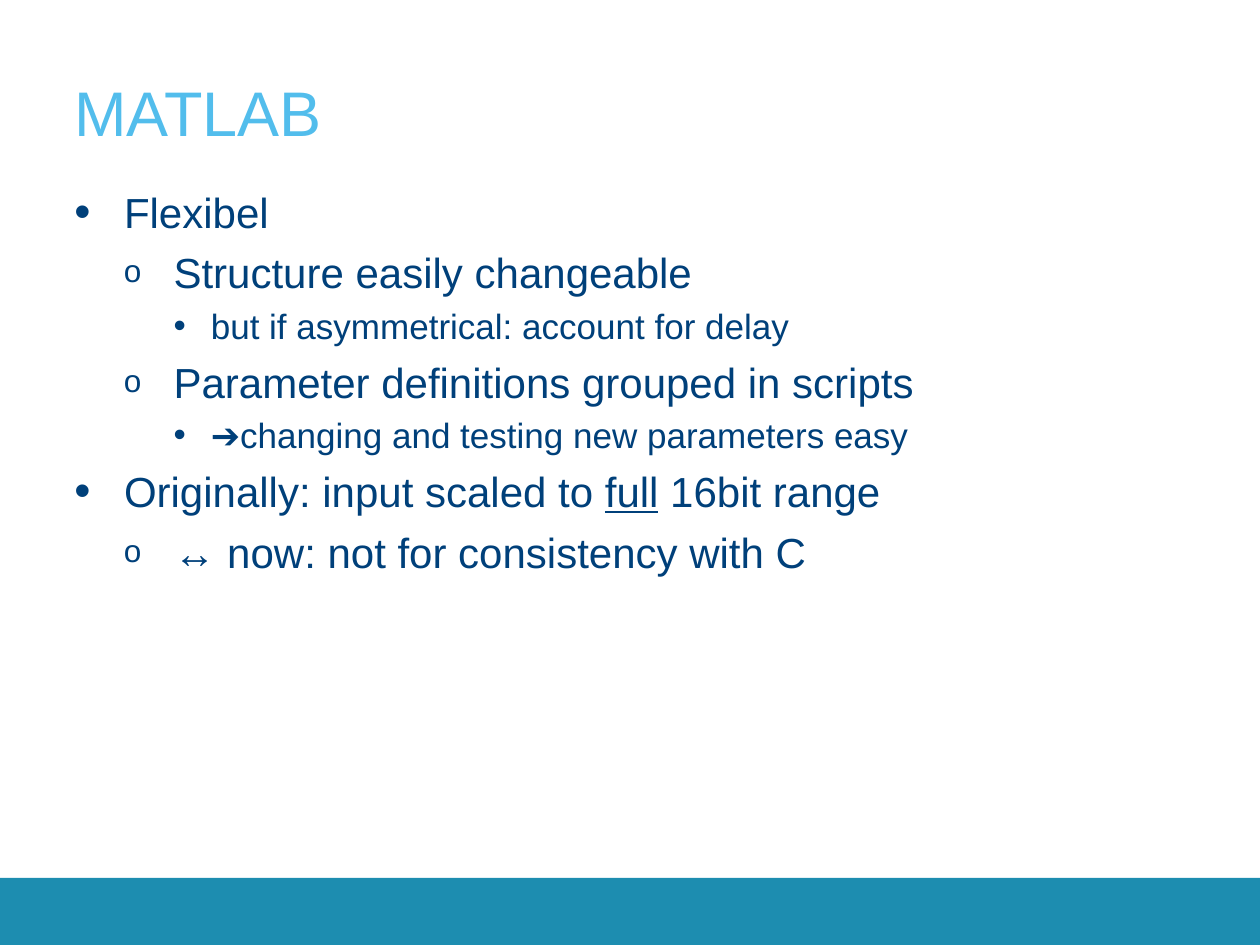
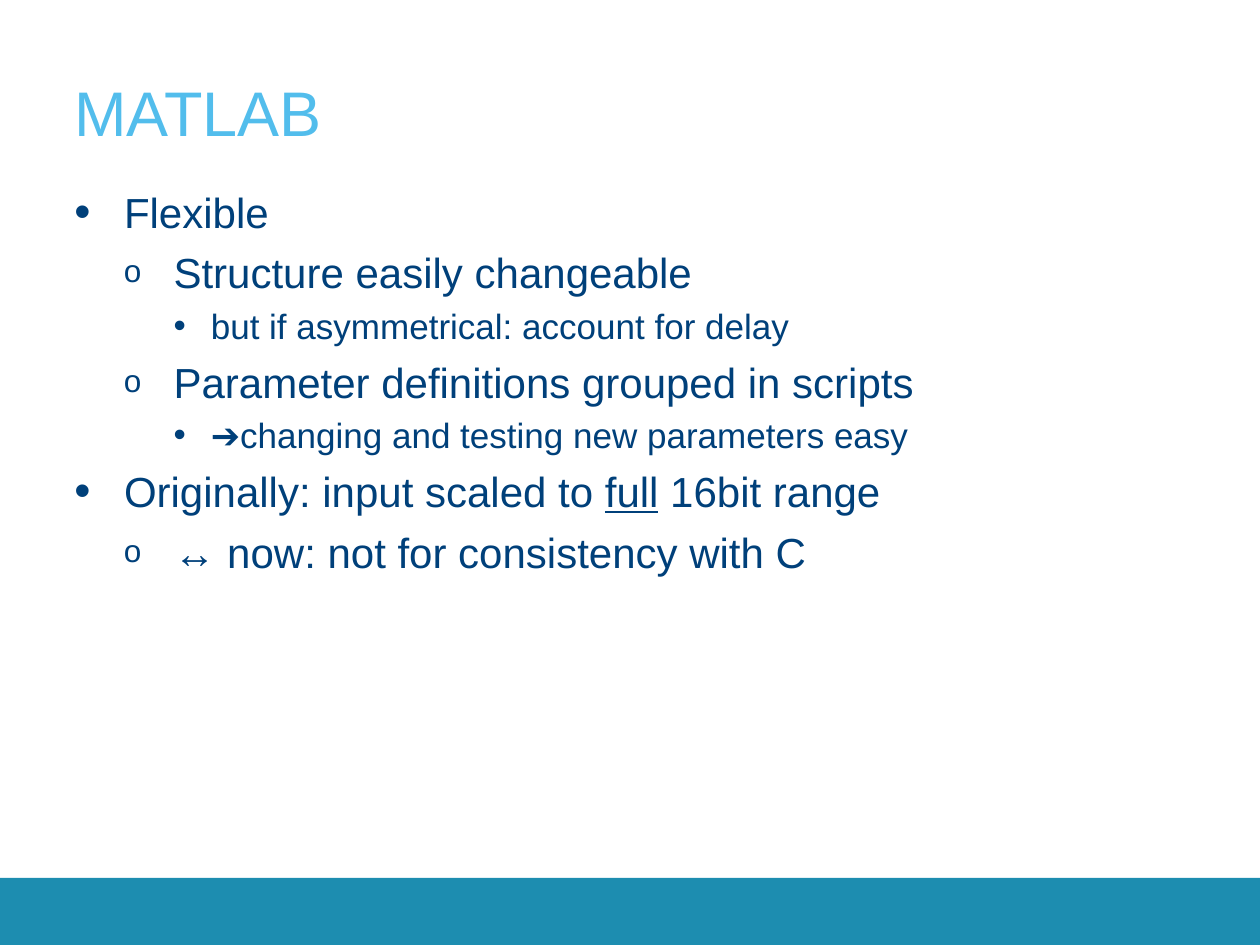
Before and after one commit to SepOwnage/P-O5, a slide deck: slide 2 of Presentatie/Presentation2.pptx. Drawn at 1260x945 pixels with LibreOffice and Linux fonts; fonts in the diff are those of the drawing; background and template pictures are left out. Boxes give left, top, right and bottom in pixels: in the first picture for what was removed or moved away, otherwise in the second. Text is boxed around its words. In the diff, an @@ line names an element or a change of style, - is before the commit and + after.

```diff
--- a/Presentatie/Presentation2.pptx
+++ b/Presentatie/Presentation2.pptx
@@ text at (124, 197, 269, 229): text changed @@
-• Flexibel
+• Flexible
```
Also in this commit, not shown: 13 other slides changed, 2 slides added, 1 slide removed, 1 other file.
